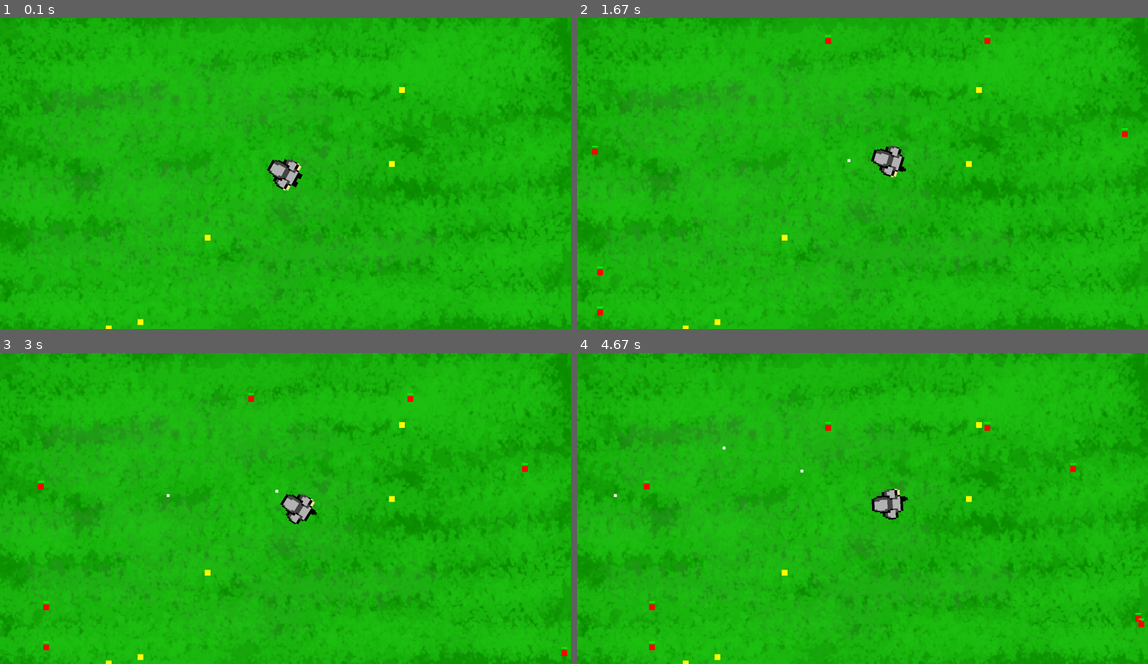
Above: before the commit, frames 1-4 (two rows, left to right).
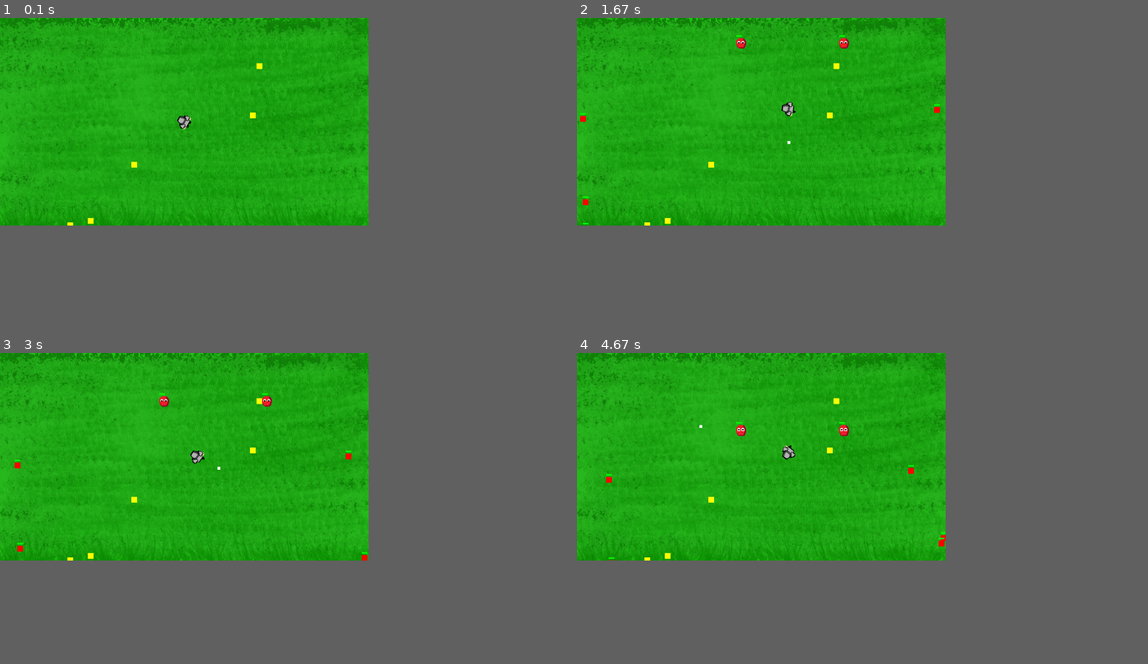
Above: after the commit, the same moments.

Repository: chimpsltda/pygame
Game: pygame game, started from tijolao_jogo.py
Two runs of this game, one before a commit and one after it. Both use one fixed random seed, a clock stepped at 60 frames per second and the inputs below.
Inputs (mouse positions are in pixels of both pictures, inside the frame that each line leads up to):
- Up to frame 1 (0.1 s): no input
- Up to frame 2 (1.67 s): hold D 0.33-0.8 s; move the mouse to (748, 129) at 0.37 s; hold W 0.83-1.13 s; move the mouse to (879, 117) at 0.87 s; click (799, 167) at 1.22 s; hold D from 1.5 s (still down); click (645, 89) at 1.58 s
- Up to frame 3 (3 s): release D at 1.97 s; hold A 2-2.53 s; click (239, 384) at 2.08 s; hold S 2.57-2.87 s; click (228, 474) at 2.65 s; hold A from 2.9 s (still down); click (85, 380) at 2.98 s
- Up to frame 4 (4.67 s): release A at 3.3 s; hold W 3.33-3.7 s; click (771, 387) at 3.42 s; hold D 3.73-4.37 s; click (674, 415) at 3.82 s; hold S from 4.4 s (still down); click (742, 511) at 4.48 s
In our replay, the window is 900x490 before the commit and 581x327 after it. These sizes can differ from the game's own. Grey fills any space a smaller window leaves; there, only what the larger window draws over its background counts as a difference.

The runs differ from the first frame. In frame 1, 19% of the frame differs, in the area x 0-100%, y 0-100%; in frame 2, 19%; in frame 3, 19%; in frame 4, 19%.

Commit message:
Add files via upload

Diff:
--- a/tijolao_jogo.py
+++ b/tijolao_jogo.py
@@ -1,16 +1,11 @@
-import random
-import time
-import math
-import pygame
-
 # Configurações do jogo
-SCREEN_WIDTH, SCREEN_HEIGHT = 1980, 1080
+SCREEN_WIDTH, SCREEN_HEIGHT = 1280, 720
 PLAYER_SPEED = 5
-ENEMY_SPEED = 2
+ENEMY_SPEED = 1
 VELOCICADE_PERSEGUIDOR = 3.5
 OBJECTIVE_SIZE = 20
 ENEMY_SIZE = 20
-PLAYER_SIZE = 20
+PLAYER_SIZE = 5
 PROJECTILE_SIZE = 10
 OBJECTIVE_TIME = 3  # Tempo em segundos para completar um objetivo
 
@@ -21,6 +16,9 @@
 GREEN = (0, 255, 0)
 BLUE = (0, 0, 255)
 
+
+import pygame, random, time
+import math
                   #importa o jogador
                 #importa as configurações
                   #importa o __init__ com a importação de todos os inimigos
@@ -32,10 +30,11 @@
 pygame.init()
 
 # Configurando a janela do jogo
-screen = pygame.display.set_mode((SCREEN_WIDTH, SCREEN_HEIGHT))
-
-background = pygame.image.load('texturas/grama.png')
-background = pygame.transform.scale(background, (SCREEN_WIDTH, SCREEN_HEIGHT))  # Redimensionando a imagem para caber na tela
+screen = pygame.display.set_mode((1280, 720))
+
+background = pygame.image.load('texturas/grama2.png')
+background = pygame.transform.scale(background, (1280, 720))
+# Redimensionando a imagem para caber na tela
 
 #classe da arma
 class Weapon:
@@ -116,7 +115,7 @@
             self.kill()
 #classe da pistola
 class Pistol(Weapon):
-    DAMAGE = 2
+    DAMAGE = 3
     COOLDOWN = 1000  # 1000 milissegundos = 1 segundo
 
     def attack(self, position, target_position):
@@ -155,20 +154,21 @@
 
          # Para a sprite parada
         self.original_surf = pygame.image.load("sprites_walking/sprite_parado.png").convert_alpha()
-        self.original_surf = pygame.transform.scale(self.original_surf, (int(150 * scale_factor), int(180 * scale_factor)))
+        self.original_surf = pygame.transform.scale(self.original_surf, (int(70 * scale_factor), int(70 * scale_factor)))
         self.surf = self.original_surf.copy()
 
         # Para as sprites de caminhada
-        self.walk1_surf = pygame.transform.scale(pygame.image.load("sprites_walking/sprite_walk1.png").convert_alpha(), (int(150 * scale_factor), int(180 * scale_factor)))
-        self.walk2_surf = pygame.transform.scale(pygame.image.load("sprites_walking/sprite_walk2.png").convert_alpha(), (int(150 * scale_factor), int(180 * scale_factor)))
+        self.walk1_surf = pygame.transform.scale(pygame.image.load("sprites_walking/sprite_walk1.png").convert_alpha(), (int(70 * scale_factor), int(70 * scale_factor)))
+        self.walk2_surf = pygame.transform.scale(pygame.image.load("sprites_walking/sprite_walk2.png").convert_alpha(), (int(70 * scale_factor), int(70 * scale_factor)))
 
         self.surf = self.original_surf
-        self.rect = self.surf.get_rect(center=(SCREEN_WIDTH/2, SCREEN_HEIGHT/2))
+
+
 
         self.walking = False
         self.walk_count = 0  # Para controlar a alternância entre walk1 e walk2
 
-        self.rect = self.surf.get_rect(center = (SCREEN_WIDTH/2, SCREEN_HEIGHT/2))
+        self.rect = self.surf.get_rect(center = (1280/2, 720/2))
         self.health = 1
         self.damage = 1
         self.armas = [Pistol(), Shotgun()]
@@ -287,6 +287,15 @@
 class Enemy(pygame.sprite.Sprite):
     def __init__(self):
         super().__init__()
+        self.down_sprites = [
+        pygame.image.load("sprites_walking/red_frente1.png").convert_alpha(),
+        pygame.image.load("sprites_walking/red_frente2.png").convert_alpha(),
+        pygame.image.load("sprites_walking/red_frente3.png").convert_alpha(),
+        pygame.image.load("sprites_walking/red_frente2.png").convert_alpha()
+        ]
+        ANIMATION_SPEED = 300  # Define a velocidade de animação. Menor é mais rápido.
+        self.current_sprite = 0
+        self.animation_time = pygame.time.get_ticks()
         self.surf = pygame.Surface((ENEMY_SIZE, ENEMY_SIZE))
         self.surf.fill(RED)
         self.direction = random.choice(['up', 'down', 'left', 'right'])
@@ -341,6 +350,17 @@
             surface.blit(text, (self.rect.x, self.rect.y - 20))
 
     def update(self):
+        ANIMATION_SPEED = 300
+        current_time = pygame.time.get_ticks()
+
+        if self.direction == 'up':
+            self.rect.move_ip(0, -ENEMY_SPEED)
+        elif self.direction == 'down':
+            if current_time - self.animation_time > ANIMATION_SPEED:
+                self.surf = self.down_sprites[self.current_sprite]
+                self.current_sprite = (self.current_sprite + 1) % len(self.down_sprites)
+                self.animation_time = current_time
+        self.rect.move_ip(0, ENEMY_SPEED)
         if self.direction == 'up':
             self.rect.move_ip(0, -ENEMY_SPEED)
         elif self.direction == 'down':
